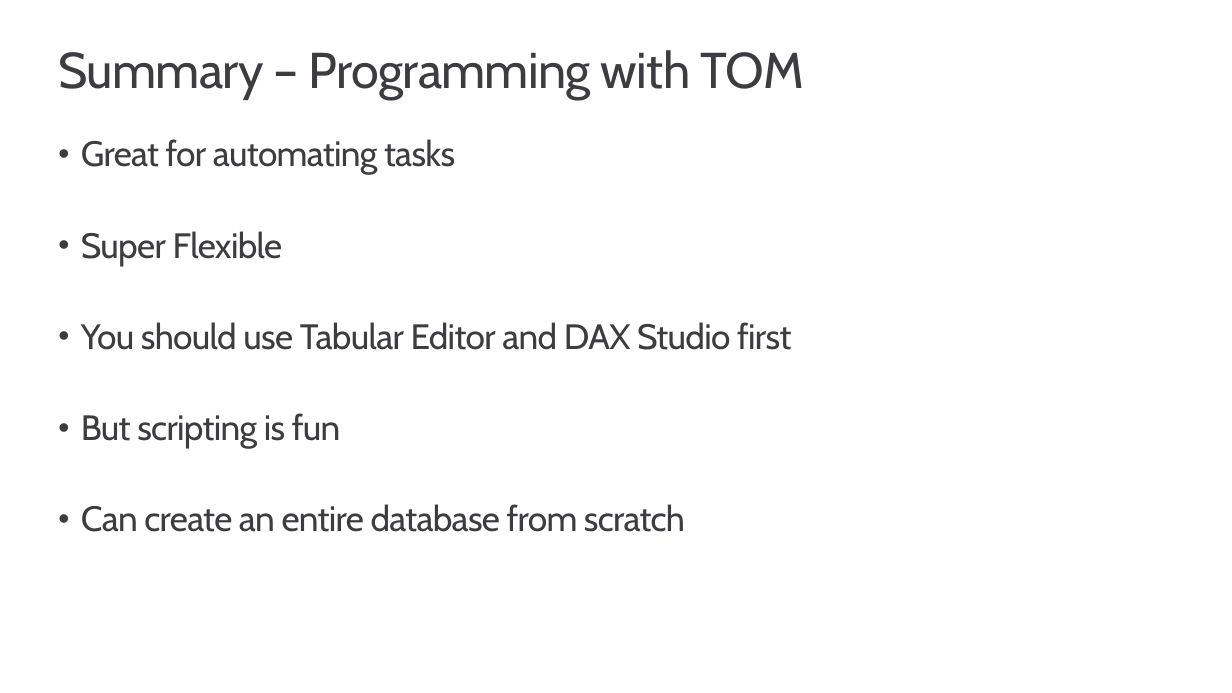
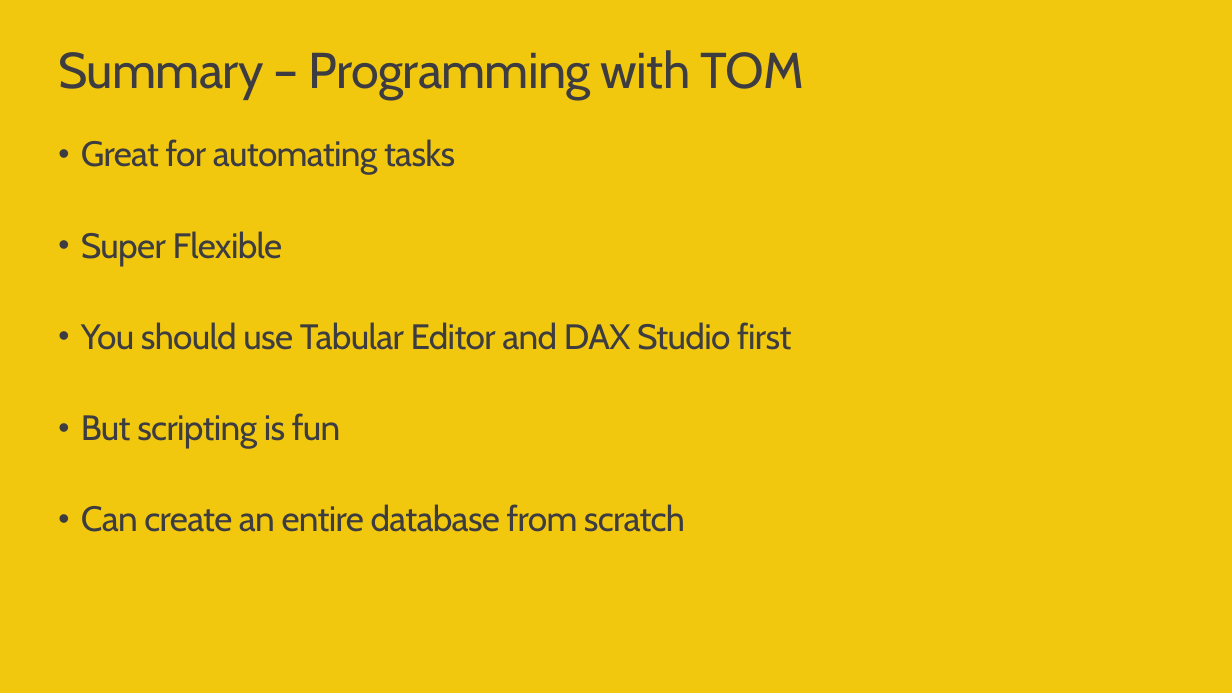
Before and after one commit to PowerBiDevCamp/Camp-Sessions, a slide deck: slide 11 of Session 04 - Programing Datasets using the Tabular Object Model.pptx (slide 15 before the commit). Drawn at 1232x693 pixels with LibreOffice and Linux fonts; fonts in the diff are those of the drawing; background and template pictures are left out. Boxes give left, top, right and bottom in pixels: in the first picture for what was removed or moved away, otherwise in the second. Text is boxed around its words. In the diff, an @@ line names an element or a change of style, - is before the commit and + after.

```diff
--- a/Session 04 - Programing Datasets using the Tabular Object Model.pptx
+++ b/Session 04 - Programing Datasets using the Tabular Object Model.pptx
@@ background #FFFFFF to #F2C80F @@
```
Also in this commit, not shown: 2 other slides changed, 3 slides removed.
